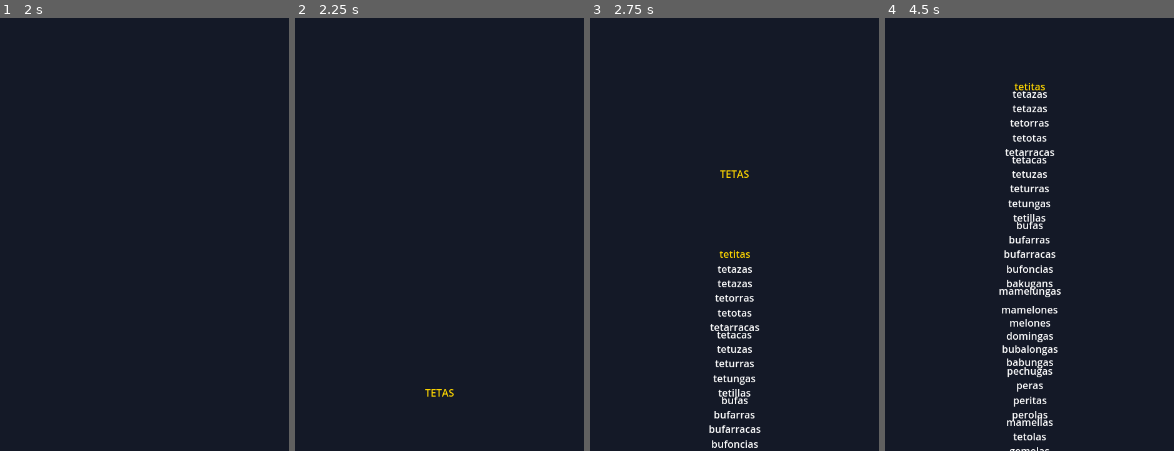
Above: before the commit, frames 1-4 (left to right).
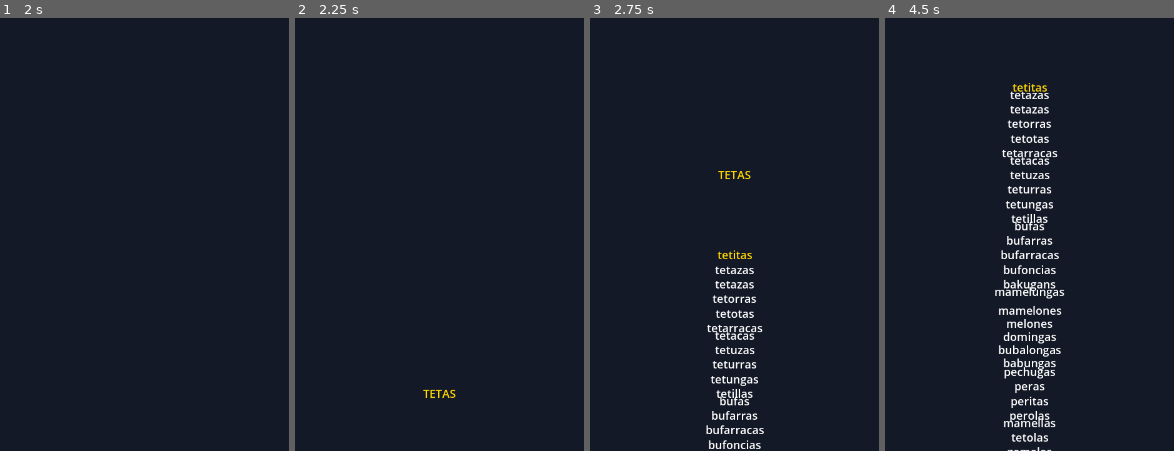
Above: after the commit, the same moments.

Repository: Andrga/ScreamJam
Game: Godot game, scene res://Scenes/MainMenu.tscn
Same seed, same stepped clock (60 frames per second), same inputs: the game is played once before the commit and once after it.
Inputs:
- Up to frame 1 (2 s): click "Start" at 0.5 s; tap Enter at 1.25 s
- Up to frame 2 (2.25 s): tap Space at 2 s; hold Down (ui_down) from 2.03 s (still down)
- Up to frame 3 (2.75 s): keep holding Down (ui_down)
- Up to frame 4 (4.5 s): release Down (ui_down) at 2.78 s; hold Down (ui_down) from 4.28 s (still down)

Frame 1 is identical in both runs. In frame 2, 0.2% of the frame differs, in the area x 44-56%, y 85-88%; in frame 3, 3.1%; in frame 4, 5.9%, in the area x 38-63%, y 15-100%.

Commit message:
fade? perdon estoy metiendo mucha morralla

Diff:
--- /dev/null
+++ b/scream-jam/Managers/SceneManager.tscn
@@ -0,0 +1,3 @@
+[gd_scene format=3 uid="uid://dkeruh02gg7es"]
+
+[node name="SceneManager" type="Node"]
--- a/scream-jam/Scenes/CreditsScene.tscn
+++ b/scream-jam/Scenes/CreditsScene.tscn
@@ -11,7 +11,7 @@
 grow_vertical = 2
 script = ExtResource("1_4f4al")
 
-[node name="Backcolor" type="ColorRect" parent="."]
+[node name="ColorRect" type="ColorRect" parent="."]
 layout_mode = 1
 anchors_preset = 15
 anchor_right = 1.0
@@ -44,4 +44,5 @@
 offset_bottom = 743.0
 grow_horizontal = 2
 size_flags_horizontal = 3
+theme_override_font_sizes/font_size = 18
 horizontal_alignment = 1
--- /dev/null
+++ b/scream-jam/Scenes/FadeScene.tscn
@@ -0,0 +1,73 @@
+[gd_scene load_steps=6 format=3 uid="uid://5w0xl8fledrk"]
+
+[ext_resource type="Script" path="res://Scripts/fade.gd" id="1_mphof"]
+
+[sub_resource type="Animation" id="Animation_slqx3"]
+length = 0.001
+tracks/0/type = "value"
+tracks/0/imported = false
+tracks/0/enabled = true
+tracks/0/path = NodePath("ColorRect:color")
+tracks/0/interp = 1
+tracks/0/loop_wrap = true
+tracks/0/keys = {
+"times": PackedFloat32Array(0),
+"transitions": PackedFloat32Array(1),
+"update": 0,
+"values": [Color(0.0784314, 0.0980392, 0.152941, 1)]
+}
+
+[sub_resource type="Animation" id="Animation_fm15p"]
+resource_name = "fade_in"
+tracks/0/type = "value"
+tracks/0/imported = false
+tracks/0/enabled = true
+tracks/0/path = NodePath("ColorRect:color")
+tracks/0/interp = 1
+tracks/0/loop_wrap = true
+tracks/0/keys = {
+"times": PackedFloat32Array(0, 1),
+"transitions": PackedFloat32Array(1, 1),
+"update": 0,
+"values": [Color(0.0784314, 0.0980392, 0.152941, 0), Color(0.0784314, 0.0980392, 0.152941, 1)]
+}
+
+[sub_resource type="Animation" id="Animation_2ljnn"]
+resource_name = "fade_out"
+tracks/0/type = "value"
+tracks/0/imported = false
+tracks/0/enabled = true
+tracks/0/path = NodePath("ColorRect:color")
+tracks/0/interp = 1
+tracks/0/loop_wrap = true
+tracks/0/keys = {
+"times": PackedFloat32Array(0, 1),
+"transitions": PackedFloat32Array(1, 1),
+"update": 0,
+"values": [Color(0.0784314, 0.0980392, 0.152941, 1), Color(0.0784314, 0.0980392, 0.152941, 0)]
+}
+
+[sub_resource type="AnimationLibrary" id="AnimationLibrary_ja8s8"]
+_data = {
+"RESET": SubResource("Animation_slqx3"),
+"fade_in": SubResource("Animation_fm15p"),
+"fade_out": SubResource("Animation_2ljnn")
+}
+
+[node name="FadeScene" type="CanvasLayer"]
+script = ExtResource("1_mphof")
+
+[node name="ColorRect" type="ColorRect" parent="."]
+anchors_preset = 15
+anchor_right = 1.0
+anchor_bottom = 1.0
+grow_horizontal = 2
+grow_vertical = 2
+color = Color(0.0784314, 0.0980392, 0.152941, 1)
+
+[node name="AnimationPlayer" type="AnimationPlayer" parent="."]
+libraries = {
+"": SubResource("AnimationLibrary_ja8s8")
+}
+
+[connection signal="animation_finished" from="AnimationPlayer" to="." method="_on_animation_player_animation_finished"]
--- /dev/null
+++ b/scream-jam/Scripts/fade.gd
@@ -0,0 +1,26 @@
+extends CanvasLayer
+
+signal transitioned
+
+# Called when the node enters the scene tree for the first time.
+func _ready() -> void:
+	pass # Replace with function body.
+
+
+# Called every frame. 'delta' is the elapsed time since the previous frame.
+func _process(delta: float) -> void:
+	pass
+
+
+func transition():
+	$AnimationPlayer.play("fade_in");
+
+
+
+func _on_animation_player_animation_finished(anim_name: StringName) -> void:
+	if anim_name == "fade_in":
+		print("DENTRO FADE")
+		emit_signal("transitioned")
+		$AnimationPlayer.play("fade_out")
+	elif anim_name == "fade_out":
+		print("FUERA FADE")
